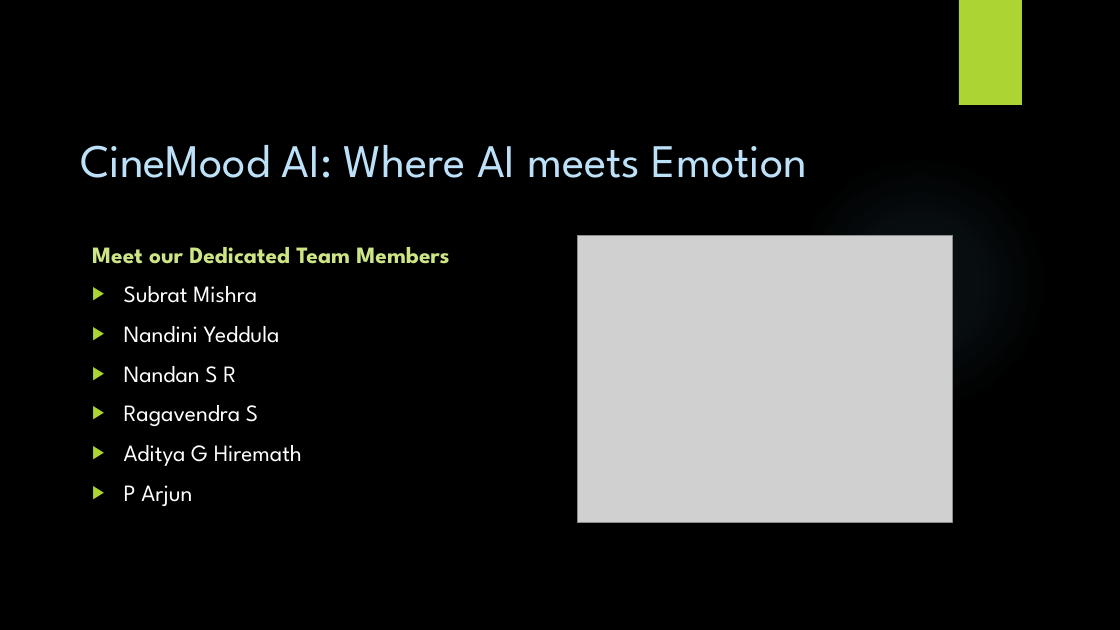
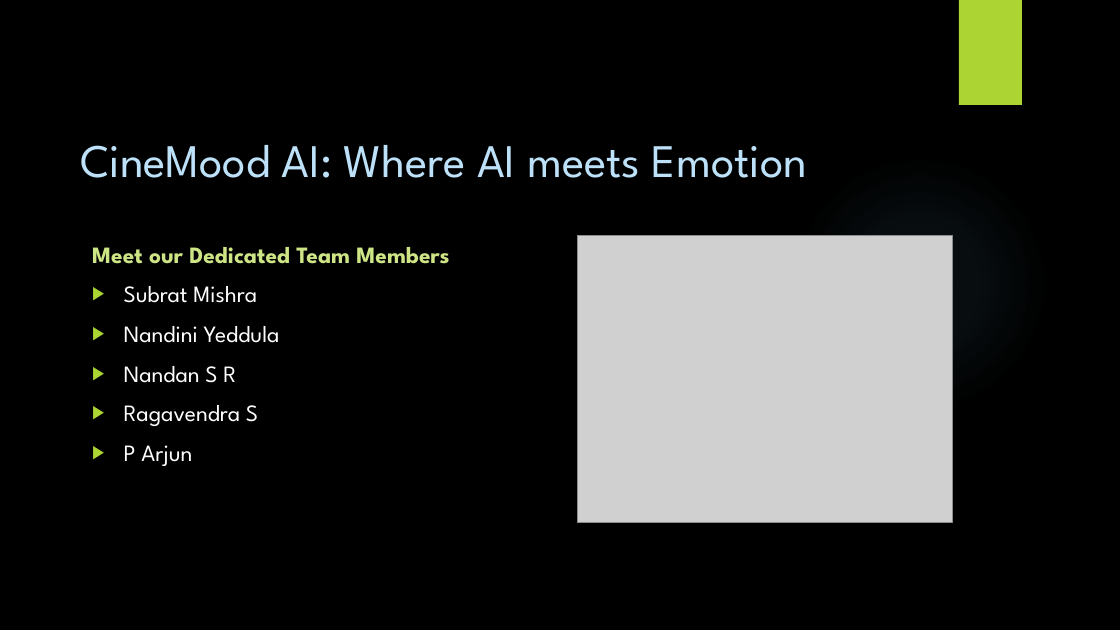
Before and after one commit to Subrat1920/IMDB-Sentiment-Analysis, a slide deck: slide 1 of Sentiment Analysis Final PPT.pptx. Drawn at 1120x630 pixels with LibreOffice and Linux fonts; fonts in the diff are those of the drawing; grey boxes stand for pictures; background and template pictures are left out. Boxes give left, top, right and bottom in pixels: in the first picture for what was removed or moved away, otherwise in the second. Text is boxed around its words. In the diff, an @@ line names an element or a change of style, - is before the commit and + after.

```diff
--- a/Sentiment Analysis Final PPT.pptx
+++ b/Sentiment Analysis Final PPT.pptx
@@ text at (x1=124, y1=445, x2=302, y2=466): paragraph removed @@
-▶ Aditya G Hiremath
```
Also in this commit, not shown: 5 other slides changed, 2 slides added, 1 slide removed.
